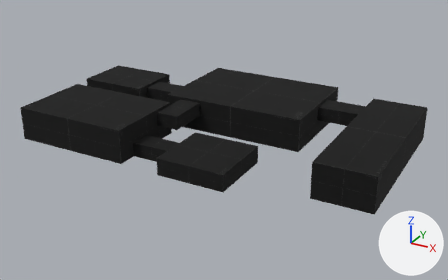
Before and after pictures for a commit that changed the glTF model sci_fi_fps/Levels/main_level.gltf.
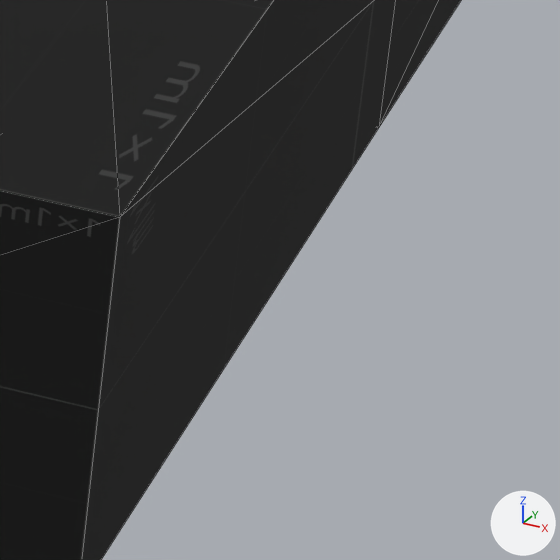
The first picture shows the older version from a 50 mm camera at (50.0, -90.5, 44.9) aimed at (0.4, -0.3, -0.2). The close-ups show the older and then the newer version on the part from 82% to 94% of the width and 55% to 75% of the height of that picture. Only the edits that show in the close-ups are written down. Arrows for +X, +Y and +Z are at lower right; the lights stay in place. The close-ups show mesh edges as thin lines. Where no turn or scale is listed for an object, it has been applied to the vertices.

Names of what the first close-up shows: 'Overhang43', 'Room2'.
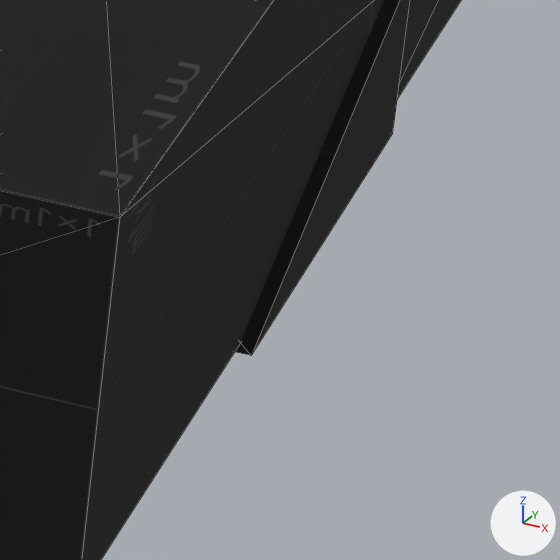
Edits to the bpy script that builds the scene:
```text
Add me_mesh_7:
    me_mesh_7.from_pydata(...)  # 6 vertices, 8 faces; spans x 0.0..10.0, y -9.7..-1.0, z 0.0..3.06
    me_mesh_7.materials.append(mat_material_0)
Add ob_star32:
    ob_star32 = bpy.data.objects.new('Star32', me_mesh_7)
    ob_star32.location = (22.1, 4.71, -0.06)
```

Changed parts and their boxes (x1, y1, x2, y2) in the close-ups (560 x 560 px):
'Star32', added
    after: (235, 0, 410, 355)
